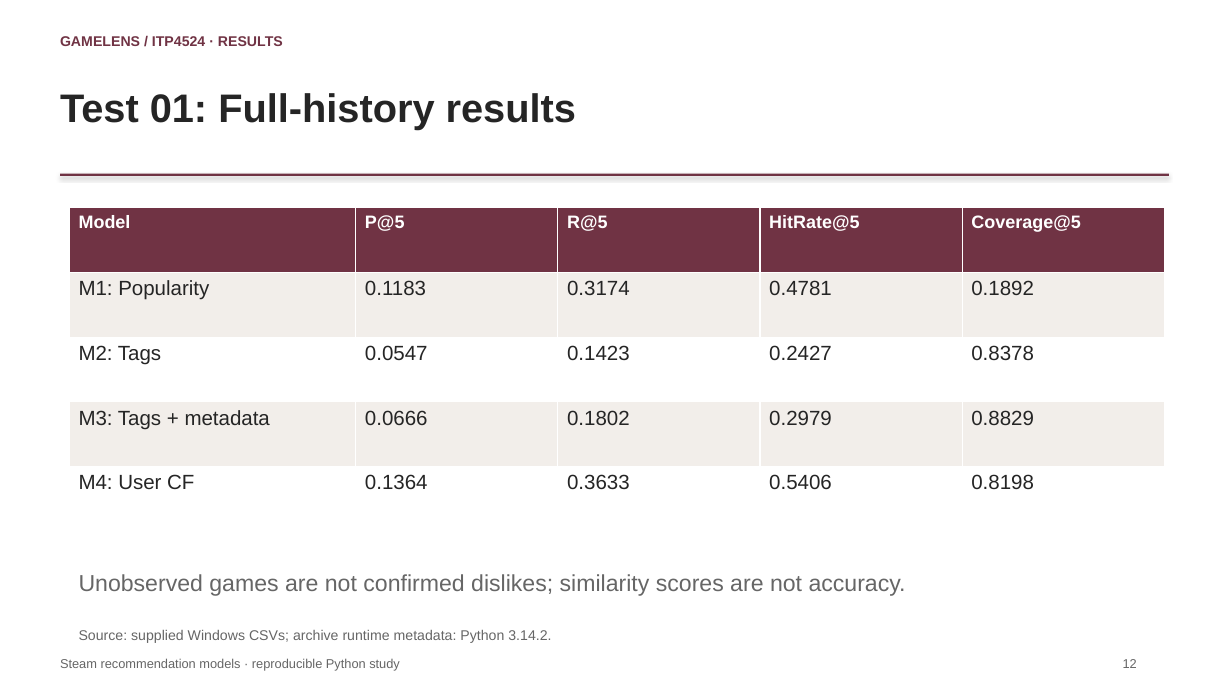
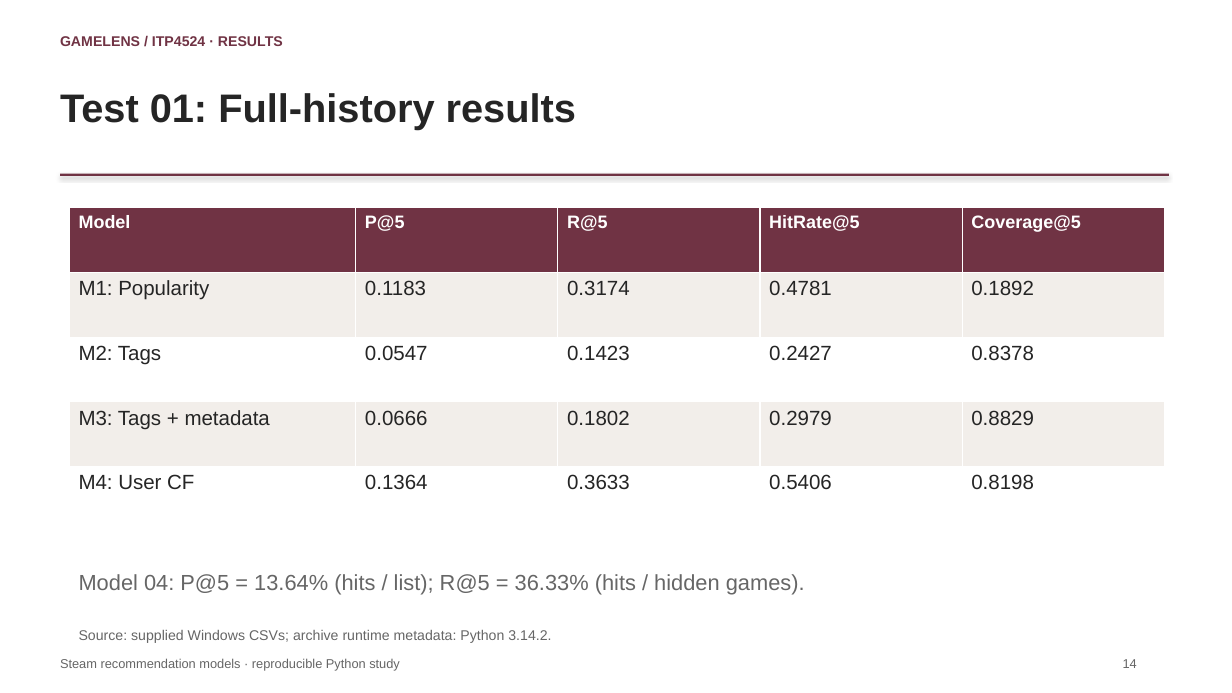
Before and after one commit to CalebChan411/ITP4524GP, a slide deck: slide 14 of part_b/game_recommendation/presentation.pptx (slide 12 before the commit). Drawn at 1232x693 pixels with LibreOffice and Linux fonts; fonts in the diff are those of the drawing. Boxes give left, top, right and bottom in pixels: in the first picture for what was removed or moved away, otherwise in the second. Text is boxed around its words. In the diff, an @@ line names an element or a change of style, - is before the commit and + after.

```diff
--- a/part_b/game_recommendation/presentation.pptx
+++ b/part_b/game_recommendation/presentation.pptx
@@ text at (79, 574, 805, 594): text changed; size 18 to 17 pt @@
-Unobserved games are not confirmed dislikes; similarity scores are not accuracy.
+Model 04: P@5 = 13.64% (hits / list); R@5 = 36.33% (hits / hidden games).
@@ text at (1123, 659, 1137, 668): text changed @@
-12
+14
```
Also in this commit, not shown: 8 other slides changed, 2 slides added, 4 other files.
